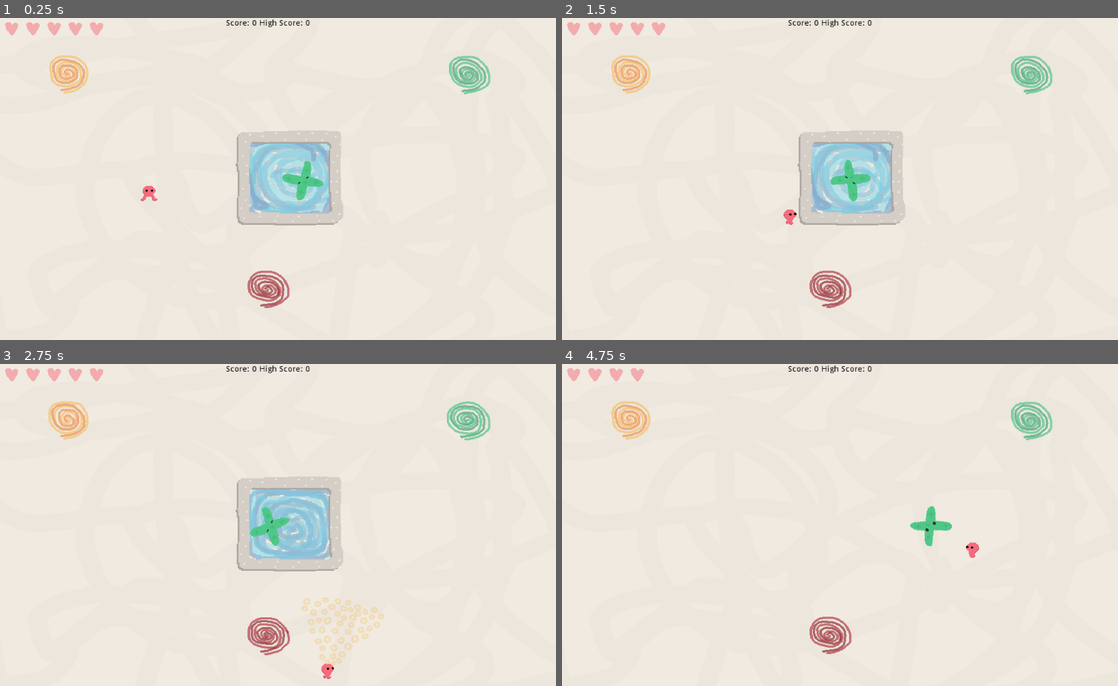
Above: before the commit, frames 1-4 (two rows, left to right).
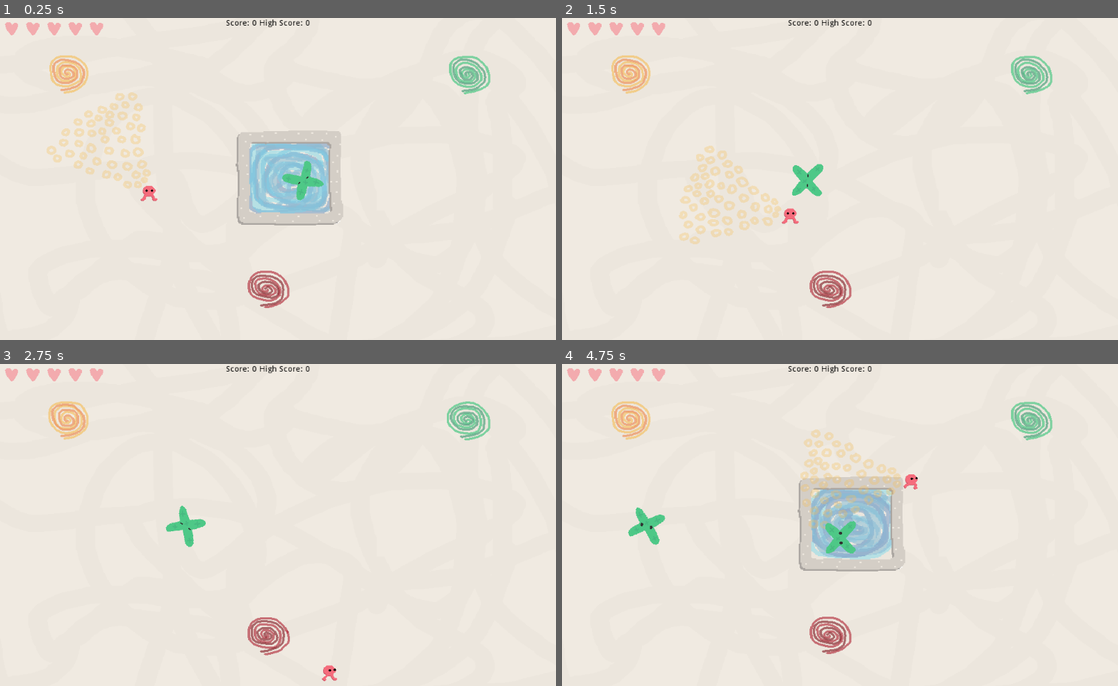
Above: after the commit, the same moments.

Repository: colinkarpfinger/HalfLife3
Game: Godot game, scene res://Scenes/Main.tscn
Same seed, same stepped clock (60 frames per second), same inputs: the game is played once before the commit and once after it. Sound files missing from this copy of the repository are replaced by a short silence.
Inputs (mouse positions are in pixels of both pictures, inside the frame that each line leads up to):
- Up to frame 1 (0.25 s): no input
- Up to frame 2 (1.5 s): move the mouse to (845, 27) at 0.52 s; press the mouse at (845, 27) at 0.53 s; hold D (move_right) 0.53-1.28 s; move the mouse to (728, 195) at 1.27 s; release the mouse at (728, 195) at 1.28 s; hold S (move_down) from 1.28 s (still down); click (728, 195) at 1.35 s
- Up to frame 3 (2.75 s): move the mouse to (333, 454) at 2.02 s; release S (move_down) at 2.03 s; press the mouse at (333, 454) at 2.03 s; hold D (move_right) from 2.03 s (still down)
- Up to frame 4 (4.75 s): move the mouse to (812, 592) at 2.77 s; release D (move_right) at 2.78 s; release the mouse at (812, 592) at 2.78 s; hold W (move_up) 2.78-3.53 s; click (812, 592) at 2.85 s; move the mouse to (1006, 576) at 3.52 s; press the mouse at (1006, 576) at 3.53 s; hold A (move_left) from 3.53 s (still down); move the mouse to (673, 476) at 4.27 s; release the mouse at (673, 476) at 4.28 s; click (673, 476) at 4.35 s

The runs differ from the first frame. In frame 1, 2.4% of the frame differs, in the area x 8-60%, y 23-61%; in frame 2, 5.6%; in frame 3, 5.1%; in frame 4, 5.7%, in the area x 11-75%, y 1-65%.

Commit message:
more rebalancing

Diff:
--- a/ParticleTesting/Scripts/Particle.gd
+++ b/ParticleTesting/Scripts/Particle.gd
@@ -29,7 +29,7 @@
 var absoluteScale = 1
 var decayOffset = 80
 var emittingParticles = false
-var gradualAccel = .01
+var gradualAccel = .05
 
 var health : float = startingHealth
 var shakeVec : Vector2 = Vector2(0, 0)
--- a/ParticleTesting/Scripts/Player.gd
+++ b/ParticleTesting/Scripts/Player.gd
@@ -48,10 +48,12 @@
 	#get input
 	var input = get_input(_delta)
 	#update beam position
-	var mouse_pos = get_viewport().get_mouse_position()
-	var mouse_vec = (mouse_pos - transform.origin).normalized()
-	beam.rotation = lerp_angle(beam.rotation, mouse_vec.angle() + PI/2, aim_lerp)
-	beam.transform.origin = Vector2(cos(beam.rotation - PI/2), sin(beam.rotation - PI/2)) * 180
+	var mouse_vec = get_local_mouse_position()
+#	beam.rotation = lerp_angle(beam.rotation, mouse_vec.angle() + PI/2, aim_lerp)
+#	beam.transform.origin = Vector2(cos(beam.rotation - PI/2), sin(beam.rotation - PI/2)) * 180
+	var beamAnchor = $BeamAnchor
+	beamAnchor.rotation = lerp_angle(beamAnchor.rotation, mouse_vec.angle() + PI/2, aim_lerp)
+#	beamAnchor.transform.origin = Vector2(cos(beamAnchor.rotation - PI/2), sin(beamAnchor.rotation - PI/2)) * 180
 	#add input to velocity
 	if state == player_states.NORMAL || state == player_states.INVINCIBLE:
 		velocity += input.normalized() * accel_speed
@@ -70,7 +72,7 @@
 	if Input.is_action_pressed("move_right") : input.x += 1
 	if Input.is_action_pressed("move_up") : input.y -= 1
 	if Input.is_action_pressed("move_down") : input.y += 1
-	if Input.is_action_pressed("fire") :
+	if  not Input.is_action_pressed("fire") :
 		beam.doFreeze(delta)
 		beam.visible = true;
 	else:
@@ -98,7 +100,7 @@
 	emit_signal("player_died")
 
 func change_beam_color(new_color):
-	$Beam.change_color(new_color)
+	beam.change_color(new_color)
 
 #math helper functions
 static func lerp_angle(from, to, weight):
--- a/ParticleTesting/Scripts/Reactor.gd
+++ b/ParticleTesting/Scripts/Reactor.gd
@@ -3,11 +3,11 @@
 const Particle = preload("res://Scripts/Particle.gd")
 
 const open_length = 2
-const closed_length = 8
+const closed_length = 10
 
 var walls_open = false
 
-var state_duration  = 5
+var state_duration  = 9
 
 
 # Called when the node enters the scene tree for the first time.
--- a/ParticleTesting/Subscenes/ParticleSpawner.tscn
+++ b/ParticleTesting/Subscenes/ParticleSpawner.tscn
@@ -11,7 +11,7 @@
 spawnVelocityMagnitude = 100
 
 [node name="Timer" type="Timer" parent="."]
-wait_time = 5.0
+wait_time = 4.0
 autostart = true
 
 [node name="basic_drums" type="AudioStreamPlayer" parent="."]
--- a/ParticleTesting/Subscenes/Player.tscn
+++ b/ParticleTesting/Subscenes/Player.tscn
@@ -81,39 +81,39 @@
 region = Rect2( 1024, 0, 512, 512 )
 
 [sub_resource type="AtlasTexture" id=17]
+atlas = ExtResource( 8 )
+region = Rect2( 0, 0, 512, 512 )
+
+[sub_resource type="AtlasTexture" id=18]
+atlas = ExtResource( 8 )
+region = Rect2( 512, 0, 512, 512 )
+
+[sub_resource type="AtlasTexture" id=19]
+atlas = ExtResource( 8 )
+region = Rect2( 1024, 0, 512, 512 )
+
+[sub_resource type="AtlasTexture" id=20]
+atlas = ExtResource( 9 )
+region = Rect2( 0, 0, 512, 512 )
+
+[sub_resource type="AtlasTexture" id=21]
+atlas = ExtResource( 9 )
+region = Rect2( 512, 0, 512, 512 )
+
+[sub_resource type="AtlasTexture" id=22]
+atlas = ExtResource( 9 )
+region = Rect2( 1024, 0, 512, 512 )
+
+[sub_resource type="AtlasTexture" id=23]
 atlas = ExtResource( 7 )
 region = Rect2( 0, 0, 512, 512 )
 
-[sub_resource type="AtlasTexture" id=18]
+[sub_resource type="AtlasTexture" id=24]
 atlas = ExtResource( 7 )
 region = Rect2( 512, 0, 512, 512 )
 
-[sub_resource type="AtlasTexture" id=19]
+[sub_resource type="AtlasTexture" id=25]
 atlas = ExtResource( 7 )
-region = Rect2( 1024, 0, 512, 512 )
-
-[sub_resource type="AtlasTexture" id=20]
-atlas = ExtResource( 8 )
-region = Rect2( 0, 0, 512, 512 )
-
-[sub_resource type="AtlasTexture" id=21]
-atlas = ExtResource( 8 )
-region = Rect2( 512, 0, 512, 512 )
-
-[sub_resource type="AtlasTexture" id=22]
-atlas = ExtResource( 8 )
-region = Rect2( 1024, 0, 512, 512 )
-
-[sub_resource type="AtlasTexture" id=23]
-atlas = ExtResource( 9 )
-region = Rect2( 0, 0, 512, 512 )
-
-[sub_resource type="AtlasTexture" id=24]
-atlas = ExtResource( 9 )
-region = Rect2( 512, 0, 512, 512 )
-
-[sub_resource type="AtlasTexture" id=25]
-atlas = ExtResource( 9 )
 region = Rect2( 1024, 0, 512, 512 )
 
 [sub_resource type="SpriteFrames" id=26]
@@ -125,17 +125,17 @@
 }, {
 "frames": [ SubResource( 17 ), SubResource( 18 ), SubResource( 19 ) ],
 "loop": true,
-"name": "yellow",
+"name": "green",
 "speed": 5.0
 }, {
 "frames": [ SubResource( 20 ), SubResource( 21 ), SubResource( 22 ) ],
 "loop": true,
-"name": "green",
+"name": "red",
 "speed": 5.0
 }, {
 "frames": [ SubResource( 23 ), SubResource( 24 ), SubResource( 25 ) ],
 "loop": true,
-"name": "red",
+"name": "yellow",
 "speed": 5.0
 } ]
 
@@ -144,7 +144,7 @@
 collision_layer = 2
 collision_mask = 0
 script = ExtResource( 3 )
-beamPath = NodePath("Beam")
+beamPath = NodePath("BeamAnchor/Node2D/Beam")
 accel_speed = 40.0
 max_speed = 300.0
 drag = 10.0
@@ -154,6 +154,7 @@
 [node name="HitDetector" type="Area2D" parent="."]
 
 [node name="CollisionShape2D" type="CollisionShape2D" parent="HitDetector"]
+scale = Vector2( 1.09022, 1.12498 )
 shape = SubResource( 1 )
 
 [node name="AnimatedSprite" type="AnimatedSprite" parent="."]
@@ -165,21 +166,25 @@
 [node name="CollisionShape2D" type="CollisionShape2D" parent="."]
 shape = SubResource( 13 )
 
-[node name="Beam" type="Area2D" parent="."]
+[node name="BeamAnchor" type="Node2D" parent="."]
+
+[node name="Node2D" type="Node2D" parent="BeamAnchor"]
+position = Vector2( 0, -250.771 )
+
+[node name="Beam" type="Area2D" parent="BeamAnchor/Node2D"]
 modulate = Color( 1, 1, 1, 0.784314 )
-scale = Vector2( 1.5, 1.5 )
+scale = Vector2( 1.99383, 2 )
 script = ExtResource( 5 )
 
-[node name="CollisionPolygon2D" type="CollisionPolygon2D" parent="Beam"]
+[node name="CollisionPolygon2D" type="CollisionPolygon2D" parent="BeamAnchor/Node2D/Beam"]
 polygon = PoolVector2Array( -1.69397, 113.807, -91.4909, -50.0727, 89.7867, -50.6339 )
 
-[node name="AnimatedSprite" type="AnimatedSprite" parent="Beam"]
+[node name="AnimatedSprite" type="AnimatedSprite" parent="BeamAnchor/Node2D/Beam"]
 modulate = Color( 1, 1, 1, 0.4 )
 position = Vector2( 0, -10.542 )
 scale = Vector2( 0.5, 0.5 )
 frames = SubResource( 26 )
 animation = "yellow"
-frame = 1
 speed_scale = 1.636
 playing = true
 
--- a/ParticleTesting/Subscenes/Reactor.tscn
+++ b/ParticleTesting/Subscenes/Reactor.tscn
@@ -108,13 +108,14 @@
 visible = false
 position = Vector2( -2.37051, 5.01057 )
 frames = SubResource( 11 )
-frame = 2
+frame = 5
 playing = true
 
 [node name="WallSprite" type="AnimatedSprite" parent="."]
 position = Vector2( -2.32518, 0.25949 )
 frames = SubResource( 16 )
 animation = "closed"
+frame = 1
 playing = true
 
 [node name="Area2D" type="Area2D" parent="."]
